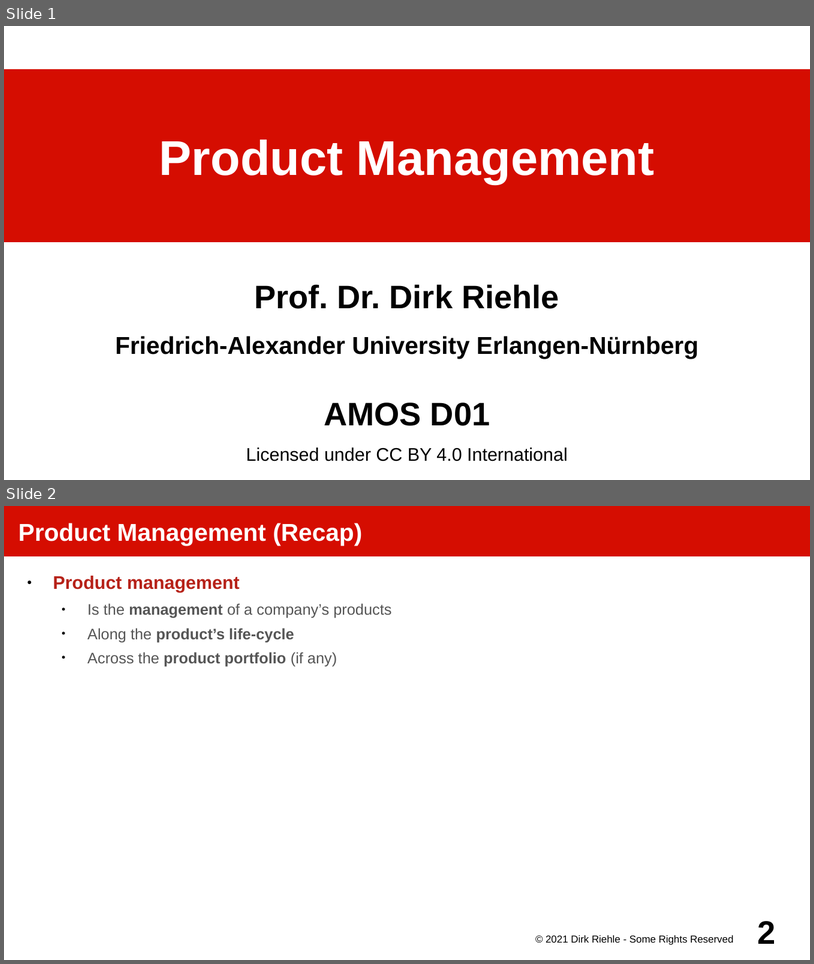
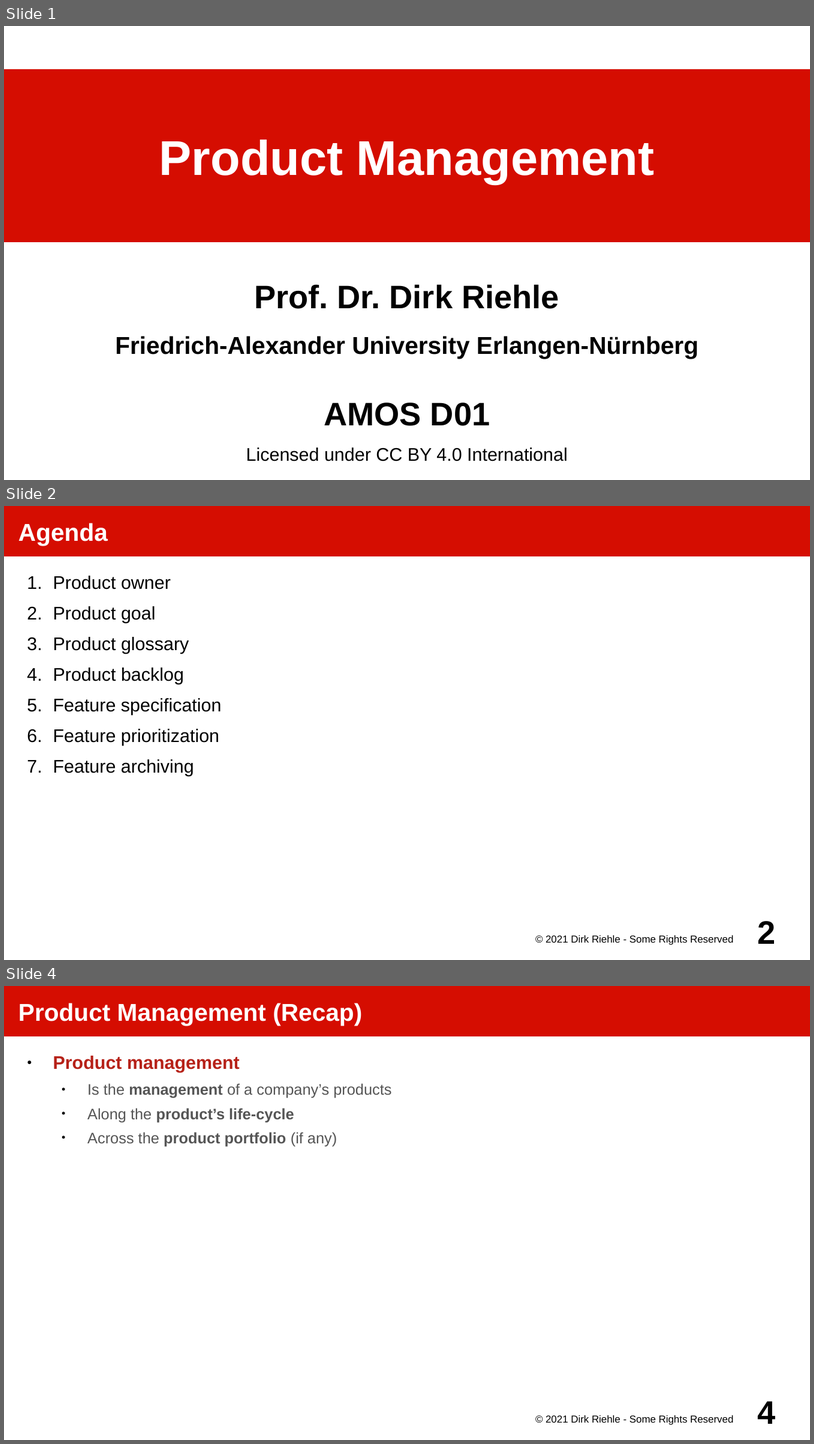
Before and after one commit to dirkriehle/amos-course, a slide deck: Lecture slides/AMOS D01 - Product Management.odp. Shown one above the other, each under a label of ours: slides 1 and 2 before the commit, slides 1, 2 and 4 after it; the slides between them are not shown. The pictures are 814x964 and 814x1444 pixels, drawn with LibreOffice and Linux fonts; fonts in the diff are those of the drawing. Boxes give left, top, right and bottom in pixels: in the first picture for what was removed or moved away, otherwise in the second. Text is boxed around its words. In the diff, an @@ line names an element or a change of style, - is before the commit and + after.

```diff
--- a/Lecture slides/AMOS D01 - Product Management.odp
+++ b/Lecture slides/AMOS D01 - Product Management.odp
@@ slide 2 added at [4,506,810,960], background #FFFFFF @@
@@ title added at [4,506,810,556], fill #D50D01, 24 pt, text #FFFFFF, bold @@
+Agenda
@@ text added at [53,576,222,776], 18 pt, text #000000 @@
+1. Product owner
+2. Product goal
+3. Product glossary
+4. Product backlog
+5. Feature specification
+6. Feature prioritization
+7. Feature archiving
@@ text added at [546,934,734,945], 10 pt, text #000000 @@
+© 2021 Dirk Riehle - Some Rights Reserved
@@ page number added at [758,921,776,943], 32 pt, text #000000, bold @@
+2
@@ what was slide 2 is now slide 4 @@
@@ page number at [758,1401,776,1423]: text changed @@
-2
+4
```
Also in this commit, not shown: 7 other slides added, 15 other files.
